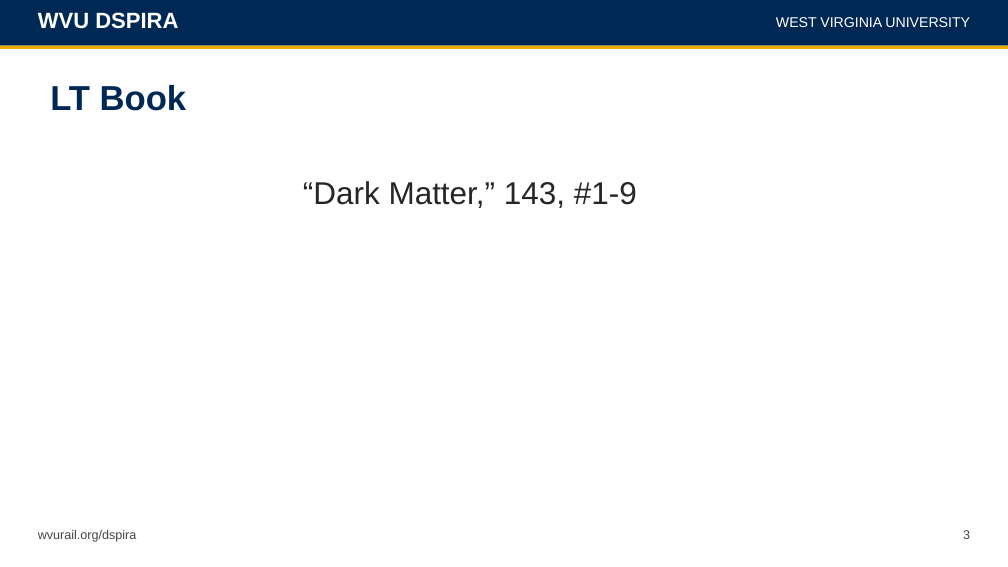
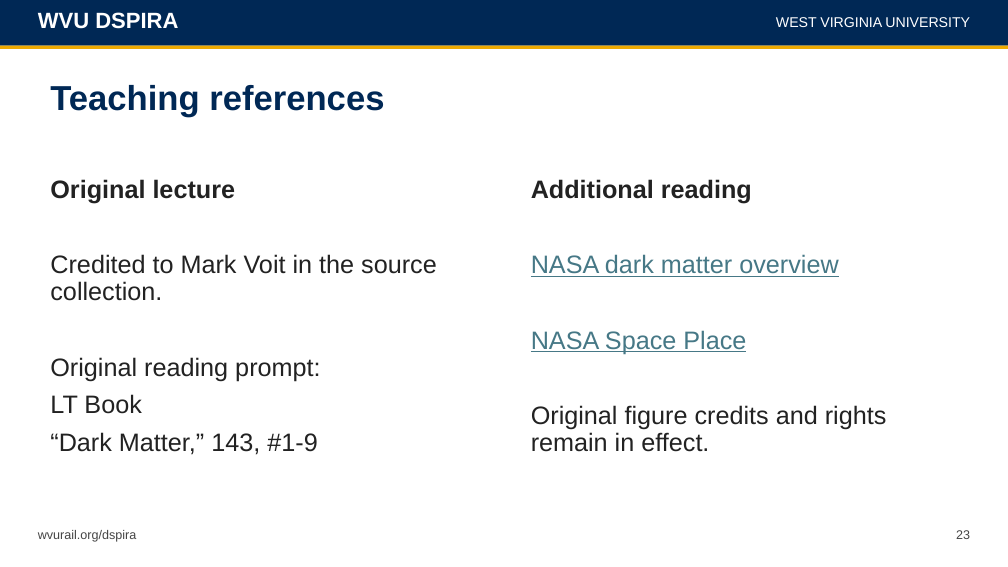
Before and after one commit to WVURAIL/dspira, a slide deck: slide 23 of assets/lessons/lectures/astronomy/dark-matter.pptx (slide 3 before the commit). Drawn at 1008x567 pixels with LibreOffice and Linux fonts; fonts in the diff are those of the drawing. Boxes give left, top, right and bottom in pixels: in the first picture for what was removed or moved away, otherwise in the second. Text is boxed around its words. In the diff, an @@ line names an element or a change of style, - is before the commit and + after.

Commit message:
Rebuild astronomy lessons with teaching templates

```diff
--- a/assets/lessons/lectures/astronomy/dark-matter.pptx
+++ b/assets/lessons/lectures/astronomy/dark-matter.pptx
@@ title at [50,85,384,117]: text changed @@
-LT Book
+Teaching references
@@ text added at [50,179,437,455], 24 pt, text #222222 @@
+Original lecture
+Credited to Mark Voit in the source collection.
+Original reading prompt:
+LT Book
+“Dark Matter,” 143, #1-9
@@ text added at [531,179,887,452], 24 pt, text #222222 @@
+Additional reading
+NASA dark matter overview
+NASA Space Place
+Original figure credits and rights remain in effect.
@@ text removed at [303,181,637,208] @@
-“Dark Matter,” 143, #1-9
@@ page number at [956,530,970,539]: text changed @@
-3
+23
```
Also in this commit, not shown: 1 other slide changed, 21 slides added, 26 slides removed, 15 other files.
